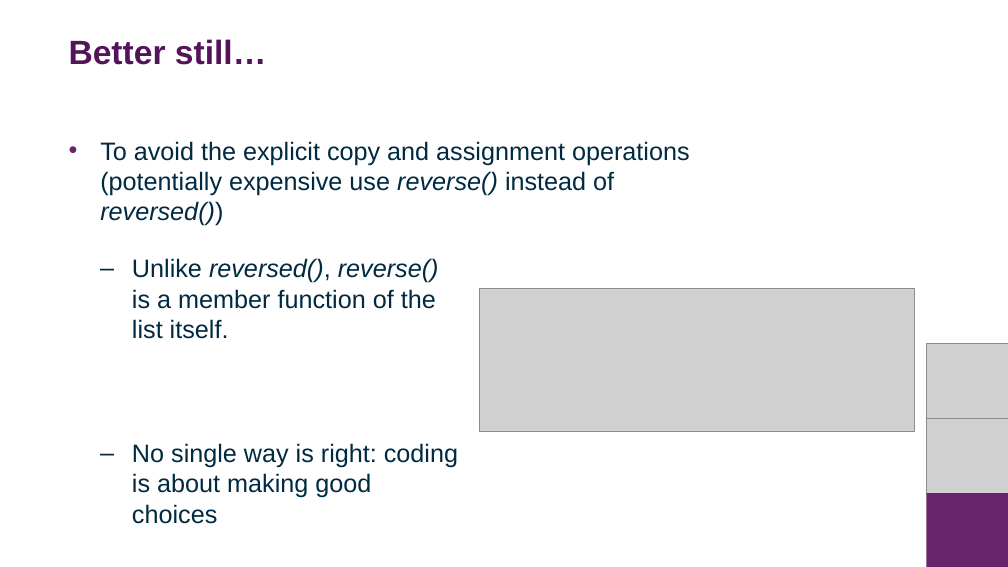
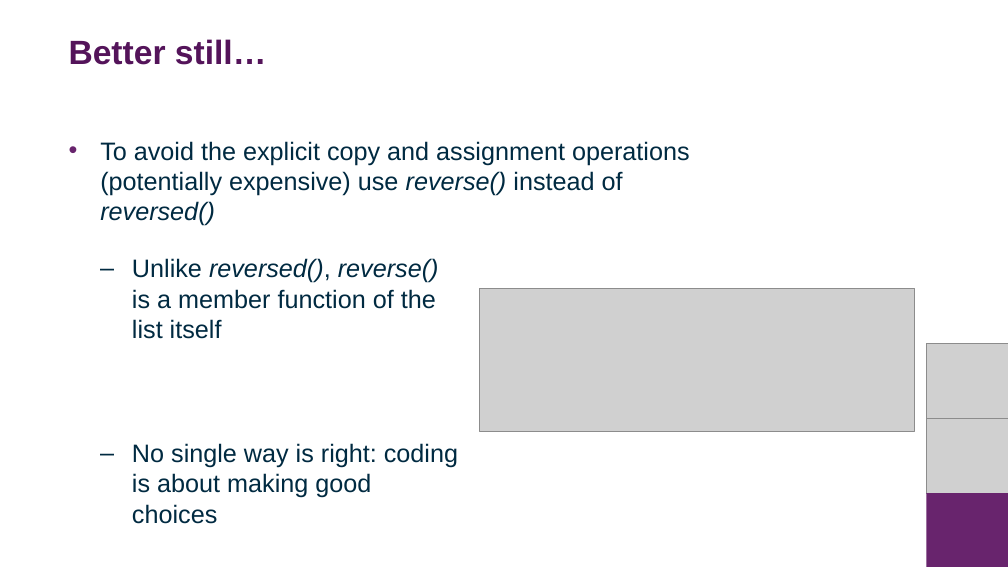
Before and after one commit to DurhamARC/Intermediate-Python, a slide deck: slide 16 of slides/intermediate_python.pptx. Drawn at 1008x567 pixels with LibreOffice and Linux fonts; fonts in the diff are those of the drawing; grey boxes stand for pictures; background and template pictures are left out. Boxes give left, top, right and bottom in pixels: in the first picture for what was removed or moved away, otherwise in the second. Text is boxed around its words. In the diff, an @@ line names an element or a change of style, - is before the commit and + after.

```diff
--- a/slides/intermediate_python.pptx
+++ b/slides/intermediate_python.pptx
@@ text at box(100, 141, 690, 226): text changed @@
-  • To avoid the explicit copy and assignment operations (potentially expensive use reverse() instead of reversed())
+  • To avoid the explicit copy and assignment operations (potentially expensive) use reverse() instead of reversed()
@@ text at box(132, 258, 439, 339): text changed @@
-    – Unlike reversed(), reverse() is a member function of the list itself.
+    – Unlike reversed(), reverse() is a member function of the list itself
```
Also in this commit, not shown: 11 other slides changed, 1 other file.
